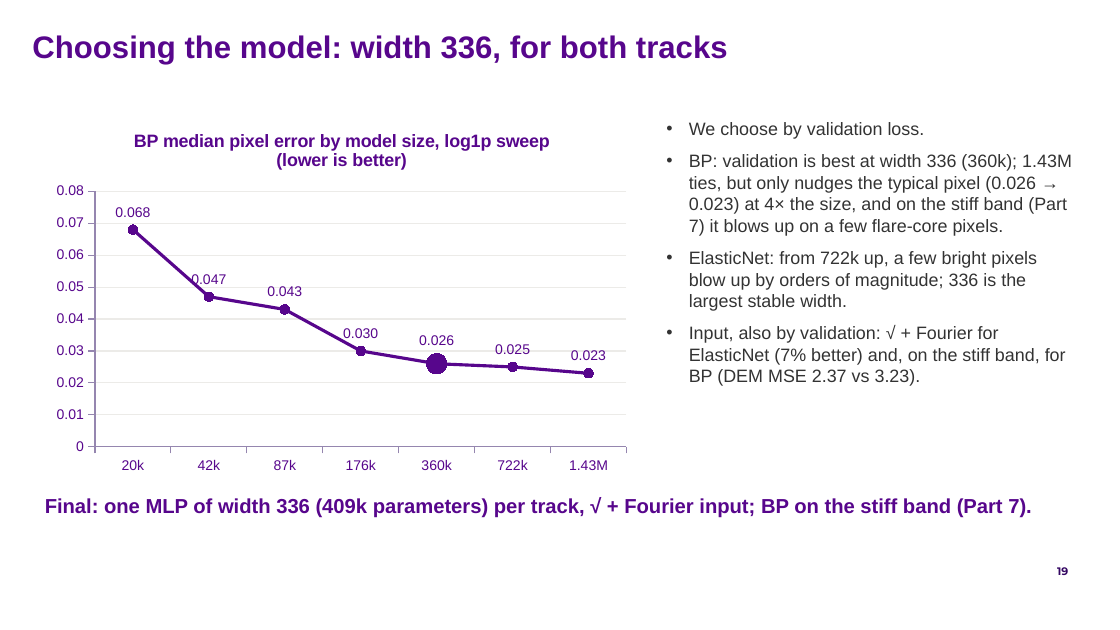
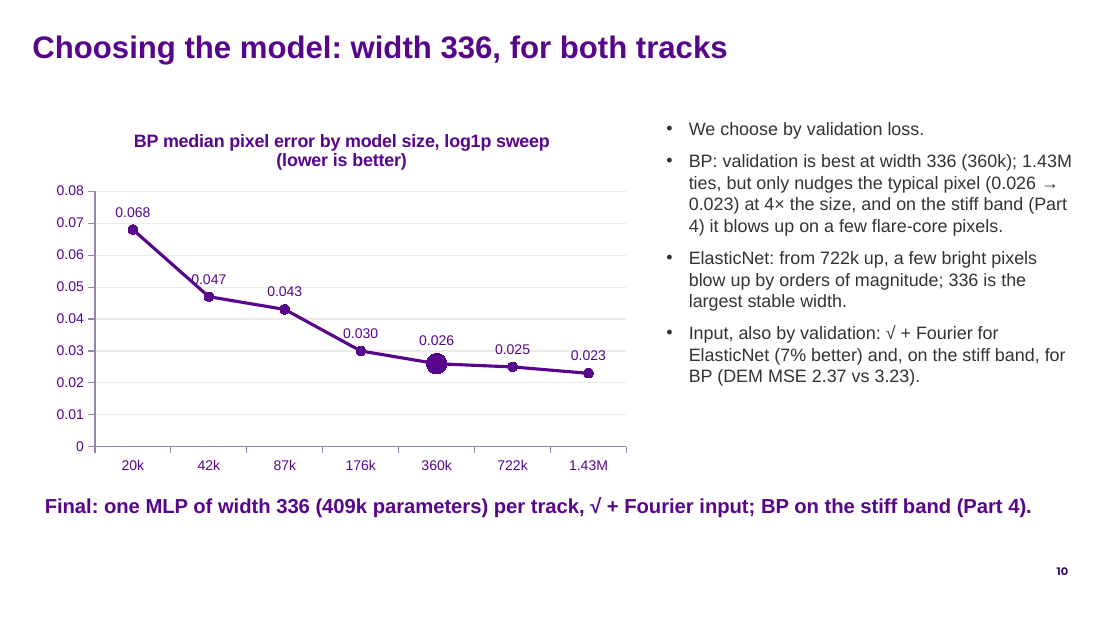
Before and after one commit to FruitPnchSamuraiG/solar-dem-inversion, a slide deck: slide 10 of slides/DEM_deck_v2.pptx (slide 19 before the commit). Drawn at 1120x630 pixels with LibreOffice and Linux fonts; fonts in the diff are those of the drawing; background and template pictures are left out. Boxes give left, top, right and bottom in pixels: in the first picture for what was removed or moved away, otherwise in the second. Text is boxed around its words. In the diff, an @@ line names an element or a change of style, - is before the commit and + after.

```diff
--- a/slides/DEM_deck_v2.pptx
+++ b/slides/DEM_deck_v2.pptx
@@ text at <box>689,154,1072,236</box>: text changed @@
-• BP: validation is best at width 336 (360k); 1.43M ties, but only nudges the typical pixel (0.026 → 0.023) at 4× the size, and on the stiff band (Part 7) it blows up on a few flare-core pixels.
+• BP: validation is best at width 336 (360k); 1.43M ties, but only nudges the typical pixel (0.026 → 0.023) at 4× the size, and on the stiff band (Part 4) it blows up on a few flare-core pixels.
@@ text at <box>45,498,1032,518</box>: text changed @@
-Final: one MLP of width 336 (409k parameters) per track, √ + Fourier input; BP on the stiff band (Part 7).
+Final: one MLP of width 336 (409k parameters) per track, √ + Fourier input; BP on the stiff band (Part 4).
@@ page number at <box>1057,567,1069,575</box>: text changed @@
-19
+10
```
Also in this commit, not shown: 10 other slides changed, 3 slides added, 3 slides removed, 6 other files.
